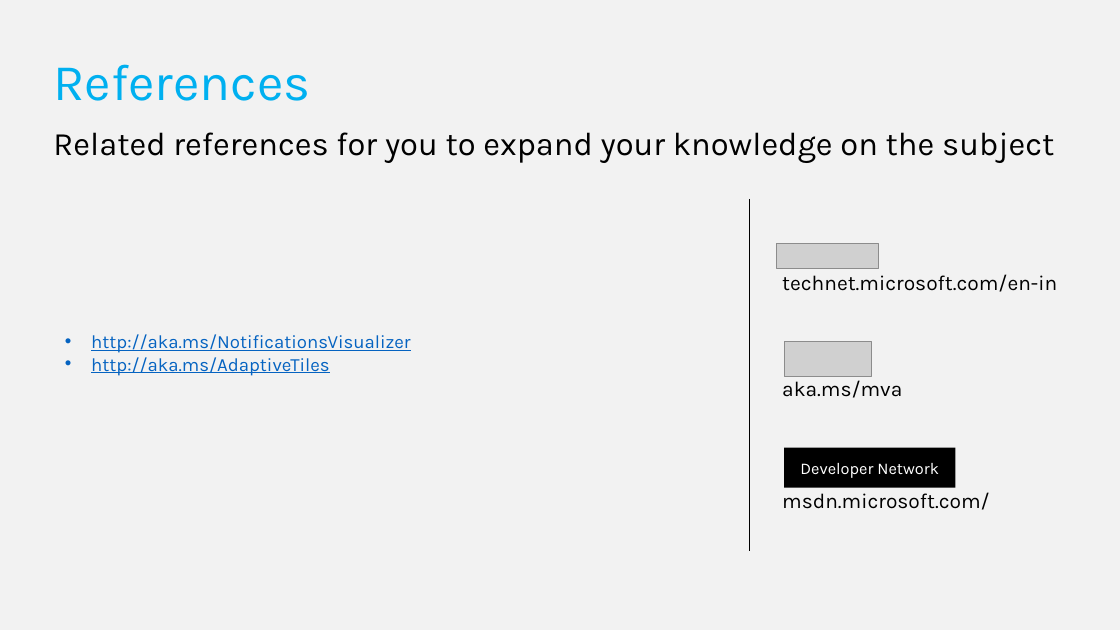
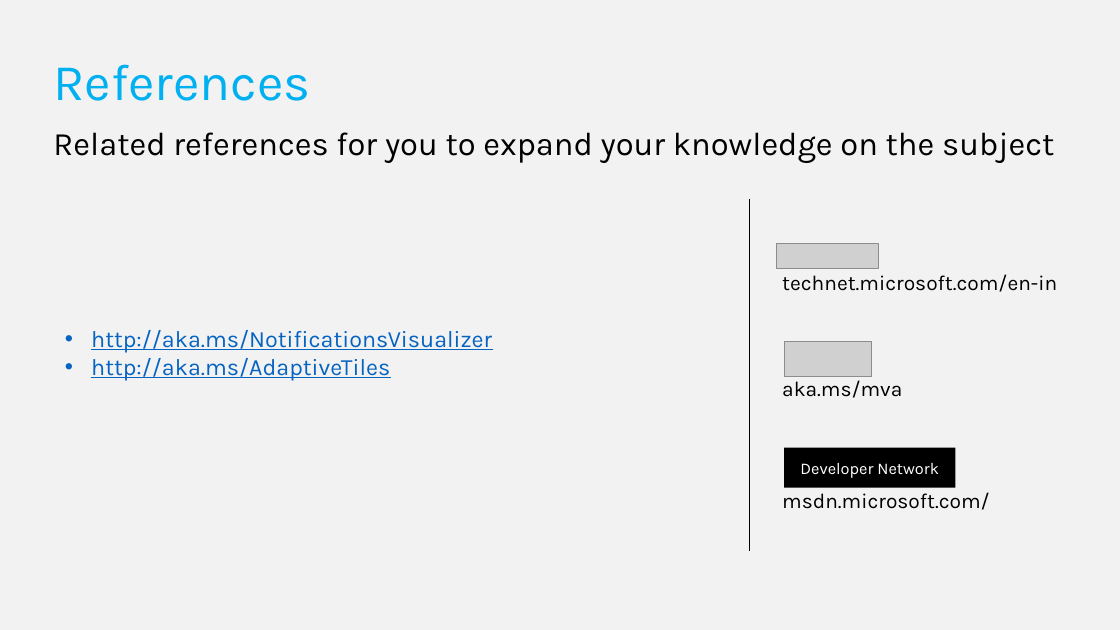
Before and after one commit to FutureUnleashed/HOL, a slide deck: slide 15 of UWPLab/Develop Windows UWP Apps on Windows 10 - 2.pptx. Drawn at 1120x630 pixels with LibreOffice and Linux fonts; fonts in the diff are those of the drawing; grey boxes stand for pictures; background and template pictures are left out. Boxes give left, top, right and bottom in pixels: in the first picture for what was removed or moved away, otherwise in the second. Text is boxed around its words. In the diff, an @@ line names an element or a change of style, - is before the commit and + after.

```diff
--- a/UWPLab/Develop Windows UWP Apps on Windows 10 - 2.pptx
+++ b/UWPLab/Develop Windows UWP Apps on Windows 10 - 2.pptx
@@ text "http://aka.ms/NotificationsVisualizer" at (91, 330, 492, 381): size 16 to 20 pt @@
```
Also in this commit, not shown: 2 other slides changed.
